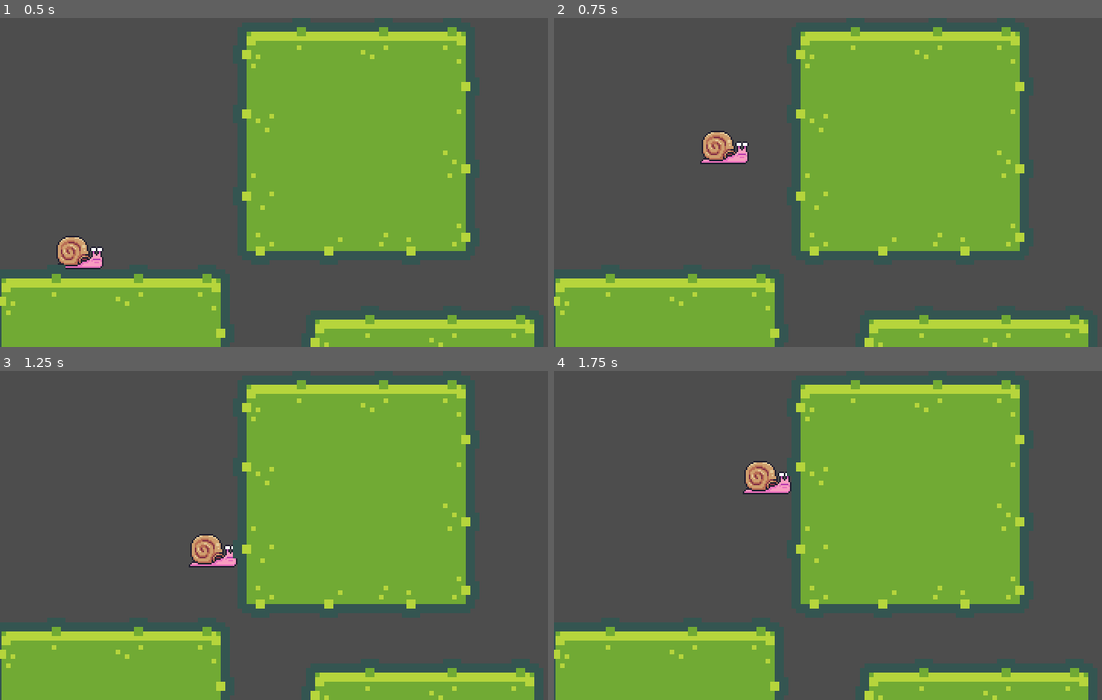
Above: before the commit, frames 1-4 (two rows, left to right).
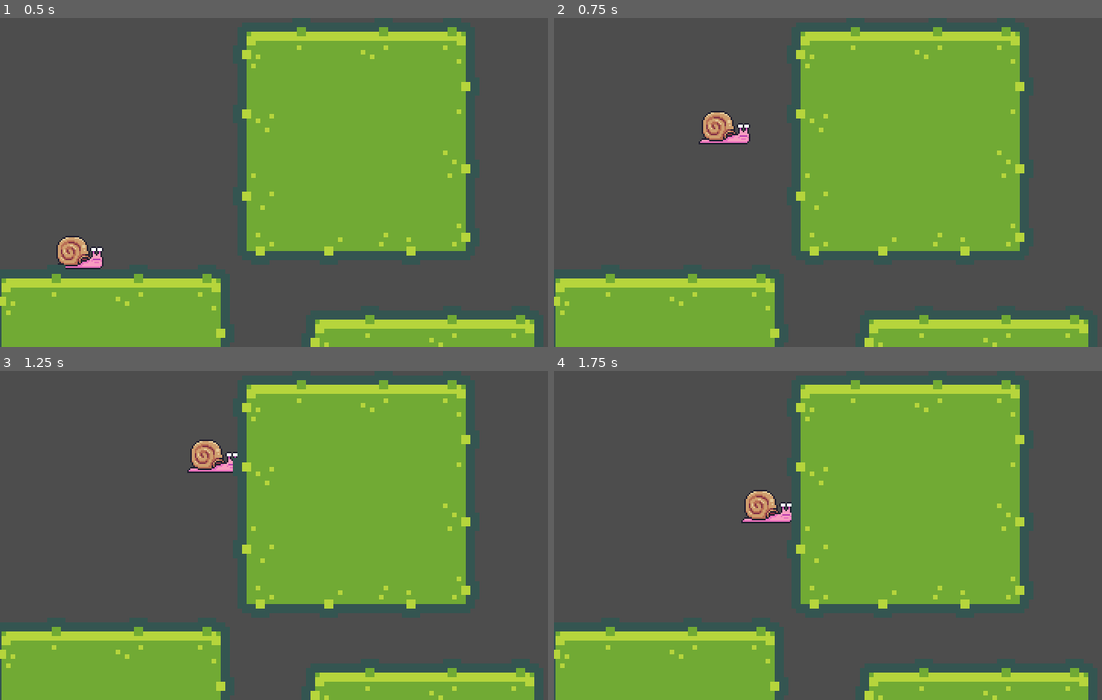
Above: after the commit, the same moments.

Repository: codracula/paruf_paruf
Game: Godot game, scene res://world.tscn
The game is run twice, just before and just after one commit, with the same random seed, the same clock (stepped at 60 frames per second) and the same inputs.
Inputs:
- Up to frame 1 (0.5 s): no input
- Up to frame 2 (0.75 s): tap Enter (ui_accept) at 0.5, 0.6 s; hold Right (ui_right) from 0.53 s (still down)
- Up to frame 3 (1.25 s): keep holding Right (ui_right); tap Enter (ui_accept) at 0.77, 1.07 s
- Up to frame 4 (1.75 s): keep holding Right (ui_right); tap Enter (ui_accept) at 1.35, 1.52 s

Frame 1 is identical in both runs. In frame 2, 1.2% of the frame differs, in the area x 26-36%, y 28-45%; in frame 3, 1.4%, in the area x 34-44%, y 20-60%; in frame 4, 1.4%.

Commit message:
fix double jump

Diff:
--- a/player.gd
+++ b/player.gd
@@ -13,25 +13,27 @@
 var currentJump = 0
 
 func _physics_process(delta):
-	# Add the gravity.
+
 	if not is_on_floor():
 		velocity.y += gravity * delta
+		animatedSprite.animation = "idle"
 
 	if is_on_floor():
 		currentJump = 0
-	# Handle Jump.
-	if Input.is_action_just_pressed("ui_accept") and is_on_floor():
+		print(currentJump);
+	if Input.is_action_just_pressed("ui_accept") and can_jump():
 		velocity.y = JUMP_VELOCITY
 		currentJump = 1
-	elif Input.is_action_just_pressed("ui_accept") and currentJump < MAXJUMP_COUNT and not is_on_floor():
+		print(currentJump);
+	elif Input.is_action_just_pressed("ui_accept") and currentJump < MAXJUMP_COUNT:
+		velocity.y = JUMP_VELOCITY
 		currentJump += 1
 #		fix double jump
 
-	# Get the input direction and handle the movement/deceleration.
-	# As good practice, you should replace UI actions with custom gameplay actions.
 	var direction = Input.get_axis("ui_left", "ui_right")
 	if direction:
 		velocity.x = direction * SPEED
+		animatedSprite.animation = "walk"
 	else:
 		velocity.x = move_toward(velocity.x, 0, SPEED)
 		animatedSprite.animation = "idle"
@@ -40,3 +42,6 @@
 
 func doubleJump_reset():
 	MAXJUMP_COUNT = 1
+
+func can_jump():
+	return is_on_floor();
--- a/player.tscn
+++ b/player.tscn
@@ -1,7 +1,8 @@
-[gd_scene load_steps=20 format=3 uid="uid://blxw4lv4eophb"]
+[gd_scene load_steps=31 format=3 uid="uid://blxw4lv4eophb"]
 
 [ext_resource type="Script" path="res://player.gd" id="1_3odny"]
 [ext_resource type="Texture2D" uid="uid://cvvr1583tr83s" path="res://sprites/Snail/Idle (38x24).png" id="1_uuhvi"]
+[ext_resource type="Texture2D" uid="uid://dg1n1fra8qnm4" path="res://sprites/Snail/Walk (38x24).png" id="3_s81y5"]
 
 [sub_resource type="AtlasTexture" id="AtlasTexture_qcosh"]
 atlas = ExtResource("1_uuhvi")
@@ -62,6 +63,46 @@
 [sub_resource type="AtlasTexture" id="AtlasTexture_owoyj"]
 atlas = ExtResource("1_uuhvi")
 region = Rect2(532, 0, 38, 24)
+
+[sub_resource type="AtlasTexture" id="AtlasTexture_7385k"]
+atlas = ExtResource("3_s81y5")
+region = Rect2(0, 0, 38, 24)
+
+[sub_resource type="AtlasTexture" id="AtlasTexture_cpsq2"]
+atlas = ExtResource("3_s81y5")
+region = Rect2(38, 0, 38, 24)
+
+[sub_resource type="AtlasTexture" id="AtlasTexture_sc8yl"]
+atlas = ExtResource("3_s81y5")
+region = Rect2(76, 0, 38, 24)
+
+[sub_resource type="AtlasTexture" id="AtlasTexture_82o4a"]
+atlas = ExtResource("3_s81y5")
+region = Rect2(114, 0, 38, 24)
+
+[sub_resource type="AtlasTexture" id="AtlasTexture_fqswl"]
+atlas = ExtResource("3_s81y5")
+region = Rect2(152, 0, 38, 24)
+
+[sub_resource type="AtlasTexture" id="AtlasTexture_jud0q"]
+atlas = ExtResource("3_s81y5")
+region = Rect2(190, 0, 38, 24)
+
+[sub_resource type="AtlasTexture" id="AtlasTexture_quxaa"]
+atlas = ExtResource("3_s81y5")
+region = Rect2(228, 0, 38, 24)
+
+[sub_resource type="AtlasTexture" id="AtlasTexture_bfyio"]
+atlas = ExtResource("3_s81y5")
+region = Rect2(266, 0, 38, 24)
+
+[sub_resource type="AtlasTexture" id="AtlasTexture_d0onb"]
+atlas = ExtResource("3_s81y5")
+region = Rect2(304, 0, 38, 24)
+
+[sub_resource type="AtlasTexture" id="AtlasTexture_v4426"]
+atlas = ExtResource("3_s81y5")
+region = Rect2(342, 0, 38, 24)
 
 [sub_resource type="SpriteFrames" id="SpriteFrames_36s10"]
 animations = [{
@@ -113,12 +154,42 @@
 }],
 "loop": true,
 "name": &"idle",
-"speed": 5.0
-}, {
-"frames": [],
+"speed": 25.0
+}, {
+"frames": [{
+"duration": 1.0,
+"texture": SubResource("AtlasTexture_7385k")
+}, {
+"duration": 1.0,
+"texture": SubResource("AtlasTexture_cpsq2")
+}, {
+"duration": 1.0,
+"texture": SubResource("AtlasTexture_sc8yl")
+}, {
+"duration": 1.0,
+"texture": SubResource("AtlasTexture_82o4a")
+}, {
+"duration": 1.0,
+"texture": SubResource("AtlasTexture_fqswl")
+}, {
+"duration": 1.0,
+"texture": SubResource("AtlasTexture_jud0q")
+}, {
+"duration": 1.0,
+"texture": SubResource("AtlasTexture_quxaa")
+}, {
+"duration": 1.0,
+"texture": SubResource("AtlasTexture_bfyio")
+}, {
+"duration": 1.0,
+"texture": SubResource("AtlasTexture_d0onb")
+}, {
+"duration": 1.0,
+"texture": SubResource("AtlasTexture_v4426")
+}],
 "loop": true,
 "name": &"walk",
-"speed": 5.0
+"speed": 25.0
 }]
 
 [sub_resource type="RectangleShape2D" id="RectangleShape2D_6imwt"]
@@ -129,7 +200,9 @@
 
 [node name="AnimatedSprite2D" type="AnimatedSprite2D" parent="."]
 sprite_frames = SubResource("SpriteFrames_36s10")
-animation = &"idle"
+animation = &"walk"
+frame = 5
+frame_progress = 0.0648908
 flip_h = true
 
 [node name="CollisionShape2D" type="CollisionShape2D" parent="."]
